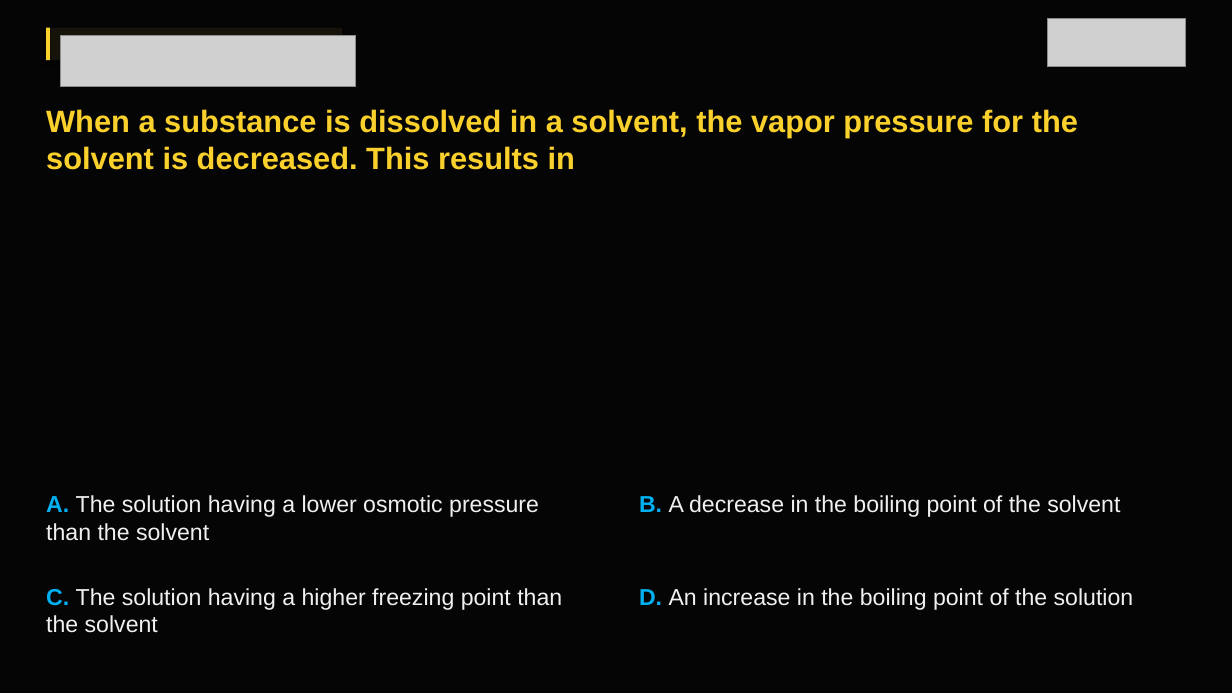
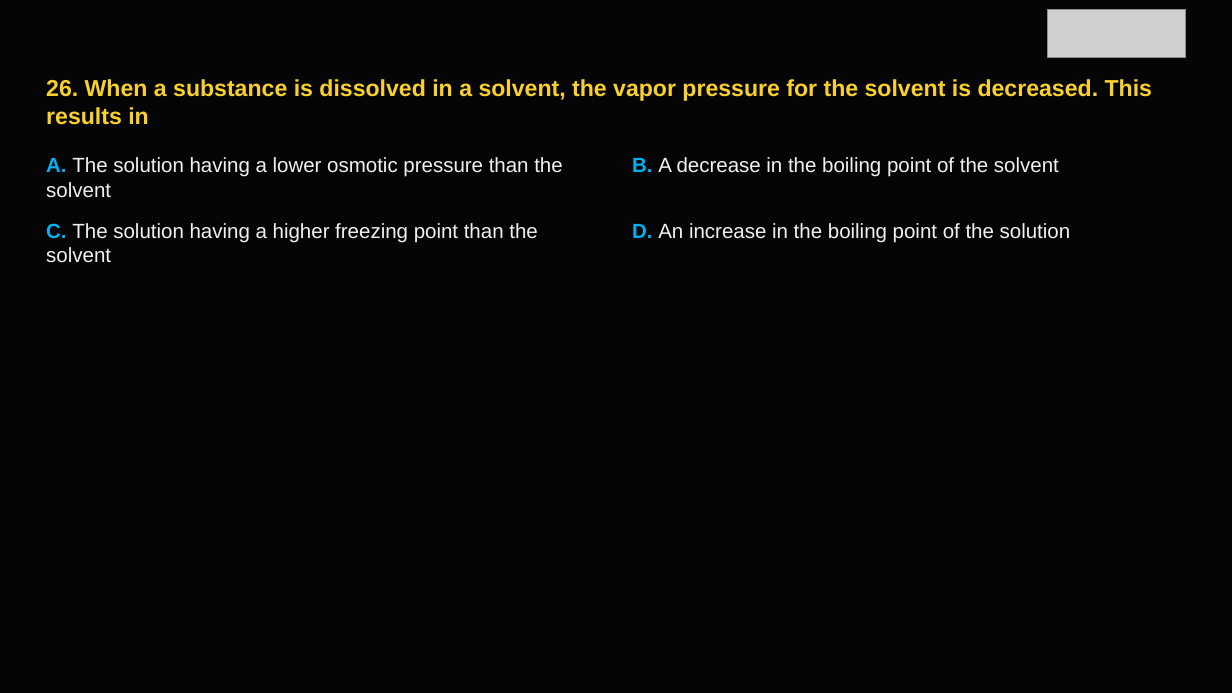
Before and after one commit to lekhan-03/PDFtoSLIDES, a slide deck: slide 28 of data/outputs/chemistry_v4.pptx. Drawn at 1232x693 pixels with LibreOffice and Linux fonts; fonts in the diff are those of the drawing; grey boxes stand for pictures. Boxes give left, top, right and bottom in pixels: in the first picture for what was removed or moved away, otherwise in the second. Text is boxed around its words. In the diff, an @@ line names an element or a change of style, - is before the commit and + after.

```diff
--- a/data/outputs/chemistry_v4.pptx
+++ b/data/outputs/chemistry_v4.pptx
@@ rectangle removed at [46, 28, 342, 60] @@
@@ rectangle removed at [46, 28, 50, 60] @@
@@ picture: place and size @@
-picture at [1047, 18, 1186, 67]
+picture at [1047, 9, 1186, 57]
@@ picture removed at [60, 35, 356, 86] @@
@@ text at [46, 79, 1152, 125]: text changed; size 24 to 18 pt @@
-When a substance is dissolved in a solvent, the vapor pressure for the solvent is decreased. This results in
+26. When a substance is dissolved in a solvent, the vapor pressure for the solvent is decreased. This
+results in
@@ text "A. The solution having a ...": place and size @@
-text "A. The solution having a ..." at [46, 495, 539, 541]
+text "A. The solution having a ..." at [46, 157, 562, 197]
@@ text "B. A decrease in the ...": place and size @@
-text "B. A decrease in the ..." at [639, 495, 1120, 517]
+text "B. A decrease in the ..." at [632, 157, 1059, 177]
@@ text "C. The solution having a ...": place and size @@
-text "C. The solution having a ..." at [46, 588, 562, 633]
+text "C. The solution having a ..." at [46, 223, 537, 262]
@@ size 18 to 16 pt in 4 elements at [46, 157, 562, 197], [632, 157, 1059, 177], [46, 223, 537, 262], [632, 223, 1071, 243] @@
@@ text "D. An increase in the ...": place and size @@
-text "D. An increase in the ..." at [639, 588, 1134, 610]
+text "D. An increase in the ..." at [632, 223, 1071, 243]
```
Also in this commit, not shown: 165 other slides changed, 40 slides added, 38 slides removed, 13 other files.
